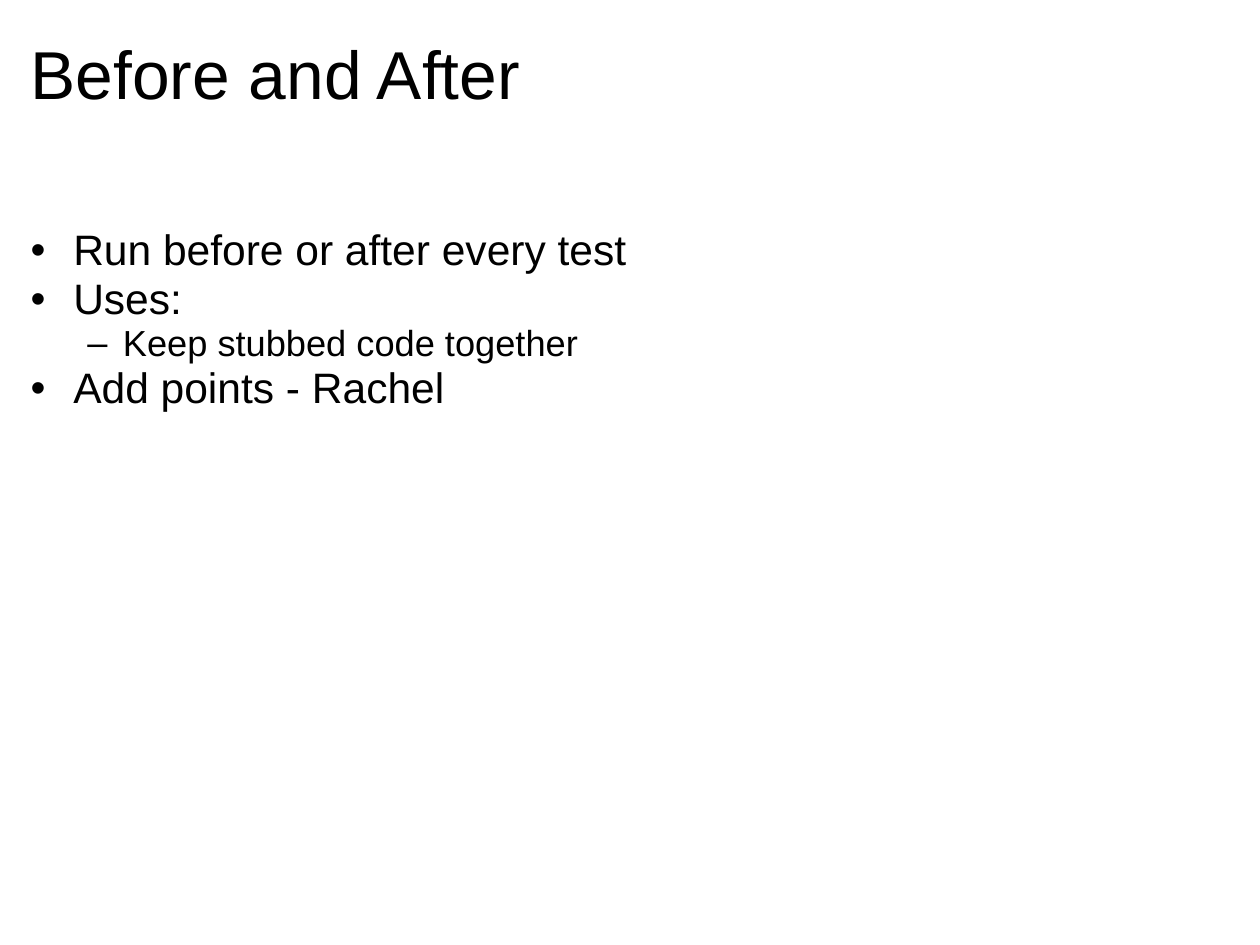
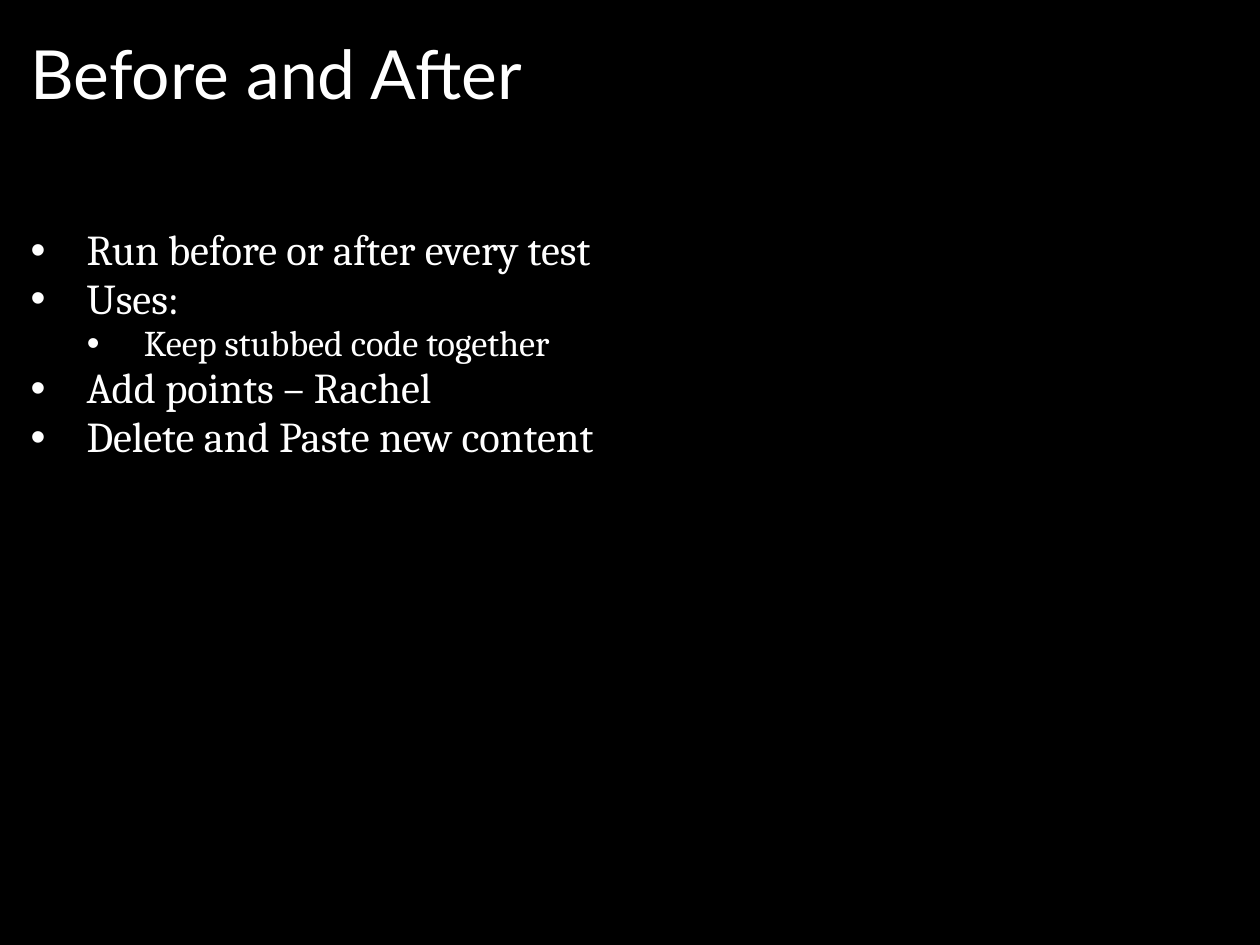
Before and after one commit to jomontanari/JasmineBowlingGame, a slide deck: slide 9 of TestingJavaScript_with_Jasmine.ppt. Drawn at 1260x945 pixels with LibreOffice and Linux fonts; fonts in the diff are those of the drawing; background and template pictures are left out. Boxes give left, top, right and bottom in pixels: in the first picture for what was removed or moved away, otherwise in the second. Text is boxed around its words. In the diff, an @@ line names an element or a change of style, - is before the commit and + after.

```diff
--- a/TestingJavaScript_with_Jasmine.ppt
+++ b/TestingJavaScript_with_Jasmine.ppt
@@ background #FFFFFF to #000000 @@
@@ title "Before and After" at [31, 49, 522, 100]: font Arial to Lato, text colour #000000 to #FFFFFF @@
@@ text at [87, 235, 591, 364]: font Arial to Cambria, text colour #000000 to #FFFFFF in "Run before or after every test", "Uses:", "Keep stubbed code together"; indent changed; bullet colour #000000 to #FFFFFF; bullet – to • @@
@@ text at [87, 373, 594, 453]: text changed; font Arial to Cambria; text colour #000000 to #FFFFFF @@
-• Add points - Rachel
+• Add points – Rachel
+• Delete and Paste new content
```
Also in this commit, not shown: 14 other slides changed, 3 slides added, 3 slides removed.
